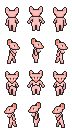
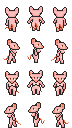
Layers edited between the first and the second 72×128 image:
added layer "tail-front" above "body" over [5,23,63,30]
added layer "tail-rear" over [3,54,69,125]
